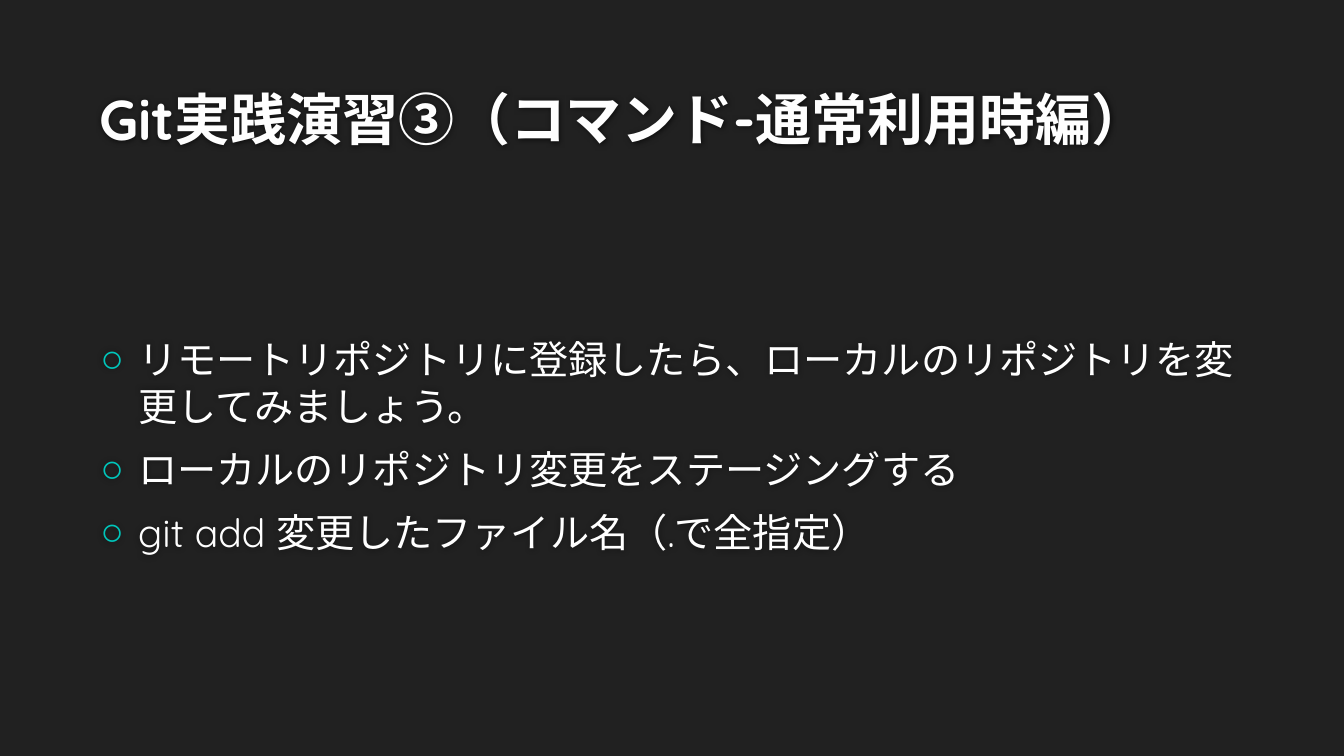
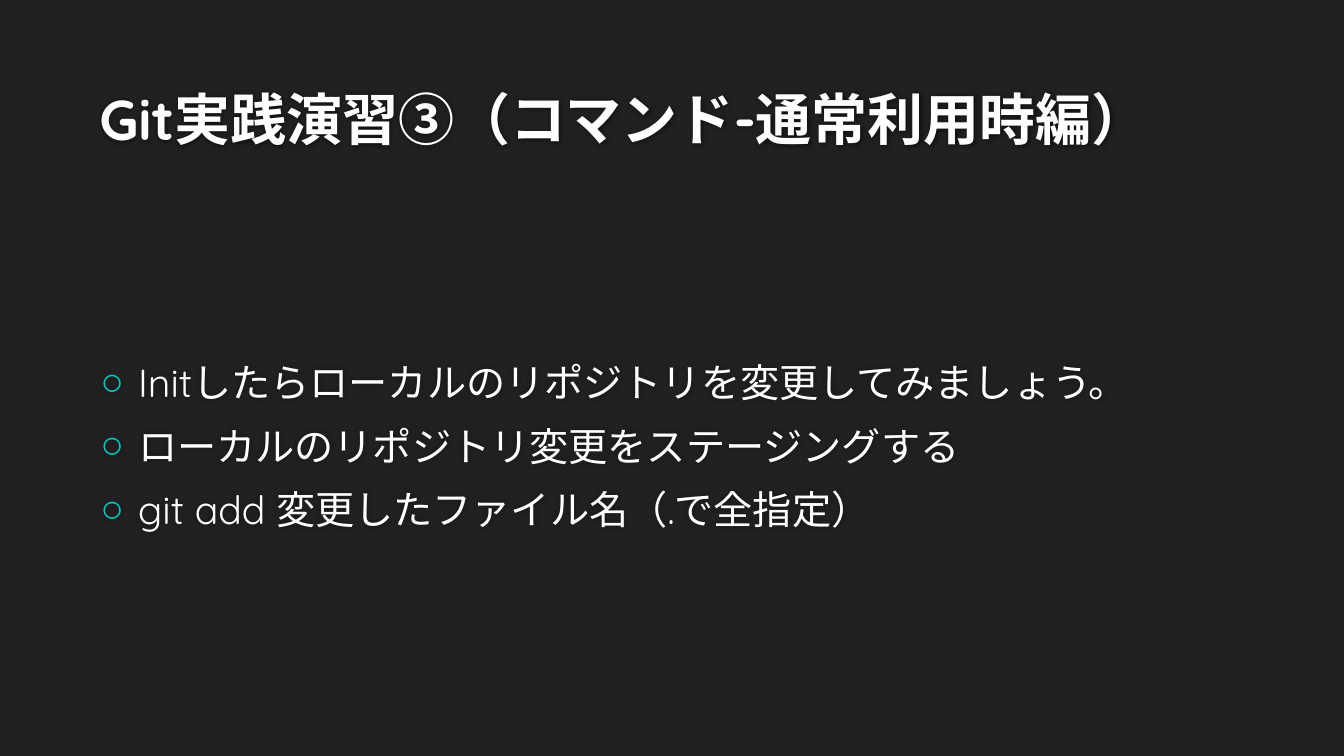
Before and after one commit to tech201823/techclub, a slide deck: slide 10 of git_using.pptx. Drawn at 1344x756 pixels with LibreOffice and Linux fonts; fonts in the diff are those of the drawing; background and template pictures are left out. Boxes give left, top, right and bottom in pixels: in the first picture for what was removed or moved away, otherwise in the second. Text is boxed around its words. In the diff, an @@ line names an element or a change of style, - is before the commit and + after.

Commit message:
fixed files

```diff
--- a/git_using.pptx
+++ b/git_using.pptx
@@ text at <box>138,364,1128,400</box>: text changed @@
-○ リモートリポジトリに登録したら、ローカルのリポジトリを変更してみましょう。
+○ Initしたらローカルのリポジトリを変更してみましょう。
```
